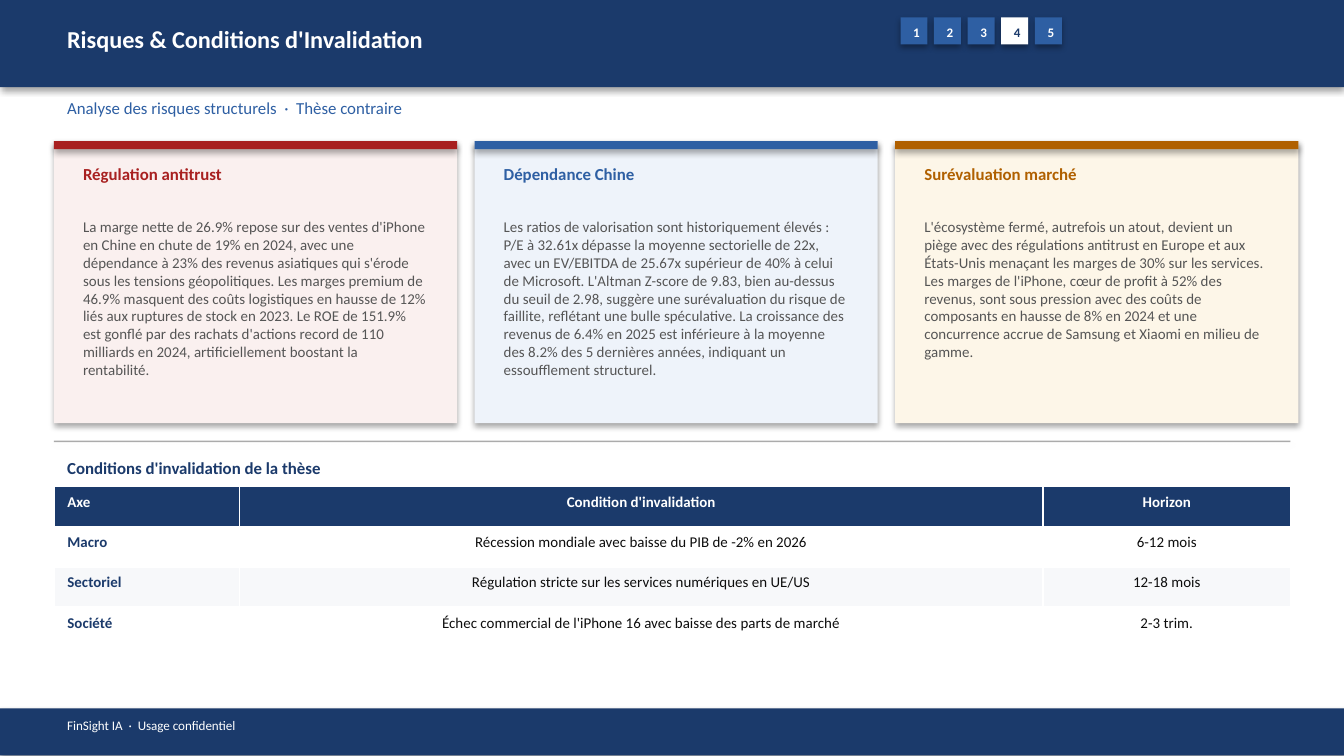
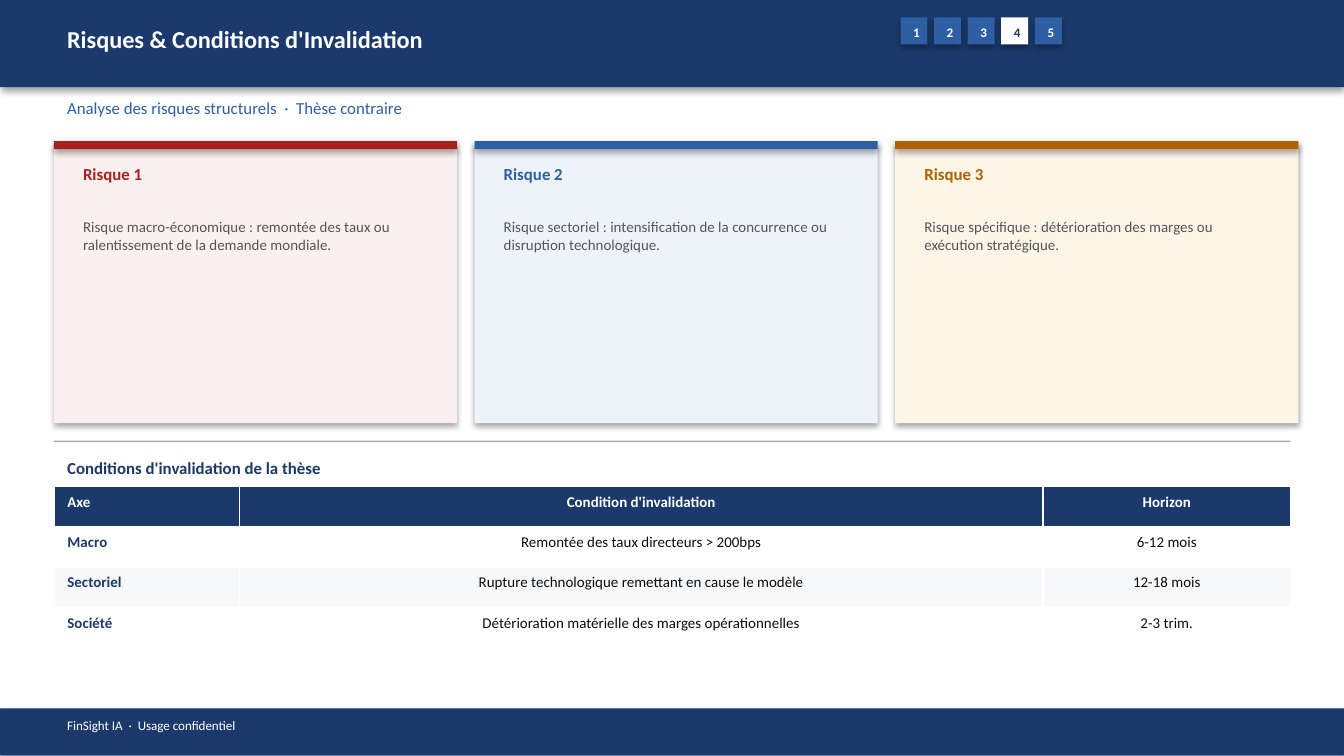
Before and after one commit to baptistejeh07-art/finsight-ia, a slide deck: slide 16 of preview/AAPL/AAPL_pitchbook.pptx. Drawn at 1344x756 pixels with LibreOffice and Linux fonts; fonts in the diff are those of the drawing. Boxes give left, top, right and bottom in pixels: in the first picture for what was removed or moved away, otherwise in the second. Text is boxed around its words. In the diff, an @@ line names an element or a change of style, - is before the commit and + after.

```diff
--- a/preview/AAPL/AAPL_pitchbook.pptx
+++ b/preview/AAPL/AAPL_pitchbook.pptx
@@ text at <box>83,168,143,183</box>: text changed @@
-Régulation antitrust
+Risque 1
@@ text at <box>504,168,563,183</box>: text changed @@
-Dépendance Chine
+Risque 2
@@ text at <box>924,168,984,183</box>: text changed @@
-Surévaluation marché
+Risque 3
@@ text at <box>83,221,390,250</box>: text changed @@
-La marge nette de 26.9% repose sur des ventes d'iPhone en Chine en chute de 19% en 2024, avec une dépendance à 23% des revenus asiatiques qui s'érode sous les tensions géopolitiques. Les marges premium de 46.9% masquent des coûts logistiques en hausse de 12% liés aux ruptures de stock en 2023. Le ROE de 151.9% est gonflé par des rachats d'actions record de 110 milliards en 2024, artificiellement boostant la rentabilité.
+Risque macro-économique : remontée des taux ou ralentissement de la demande mondiale.
@@ text at <box>504,221,827,253</box>: text changed @@
-Les ratios de valorisation sont historiquement élevés : P/E à 32.61x dépasse la moyenne sectorielle de 22x, avec un EV/EBITDA de 25.67x supérieur de 40% à celui de Microsoft. L'Altman Z-score de 9.83, bien au-dessus du seuil de 2.98, suggère une surévaluation du risque de faillite, reflétant une bulle spéculative. La croissance des revenus de 6.4% en 2025 est inférieure à la moyenne des 8.2% des 5 dernières années, indiquant un essoufflement structurel.
+Risque sectoriel : intensification de la concurrence ou disruption technologique.
@@ text at <box>924,221,1213,253</box>: text changed @@
-L'écosystème fermé, autrefois un atout, devient un piège avec des régulations antitrust en Europe et aux États-Unis menaçant les marges de 30% sur les services. Les marges de l'iPhone, cœur de profit à 52% des revenus, sont sous pression avec des coûts de composants en hausse de 8% en 2024 et une concurrence accrue de Samsung et Xiaomi en milieu de gamme.
+Risque spécifique : détérioration des marges ou exécution stratégique.
@@ table at <box>54,487,1290,648</box> @@
-row 2, column 2: Récession mondiale avec baisse du PIB de -2% en 2026
+row 2, column 2: Remontée des taux directeurs > 200bps
-row 3, column 2: Régulation stricte sur les services numériques en UE/US
+row 3, column 2: Rupture technologique remettant en cause le modèle
-row 4, column 2: Échec commercial de l'iPhone 16 avec baisse des parts de marché
+row 4, column 2: Détérioration matérielle des marges opérationnelles
```
Also in this commit, not shown: 14 other slides changed, 4 other files.
